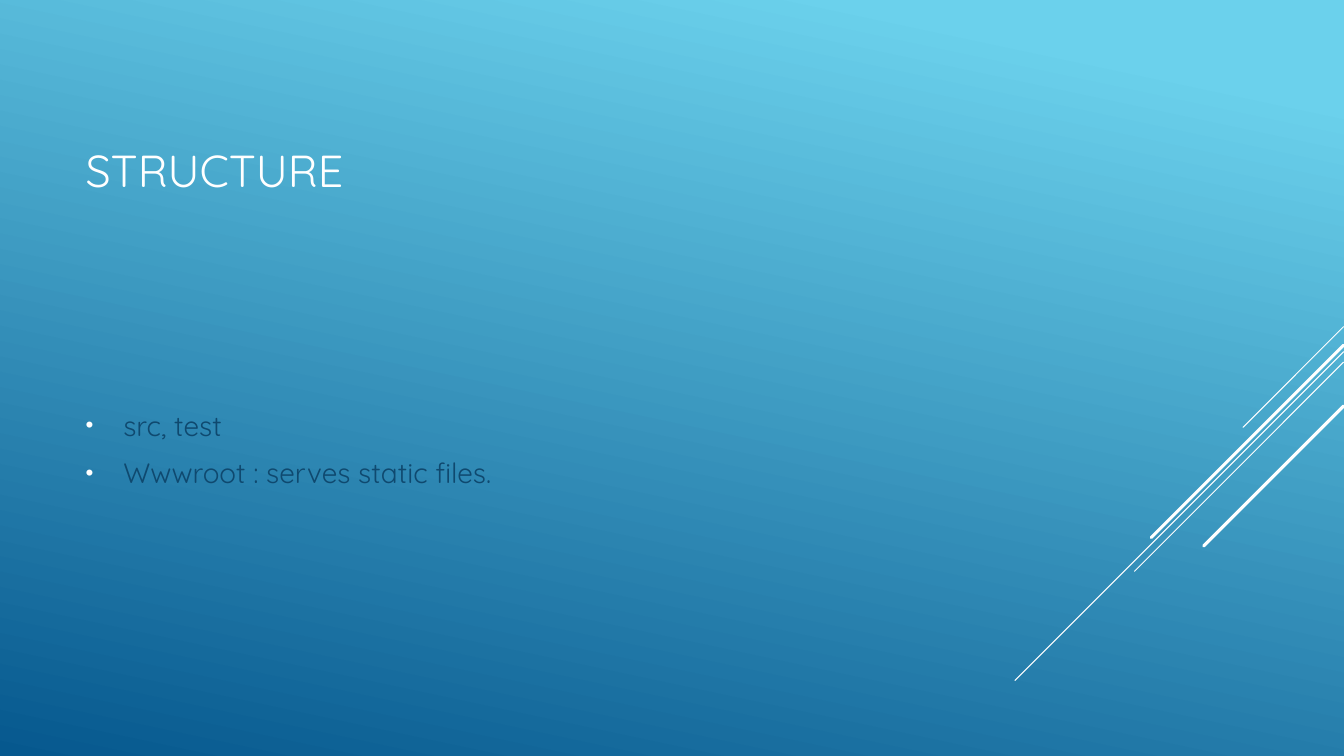
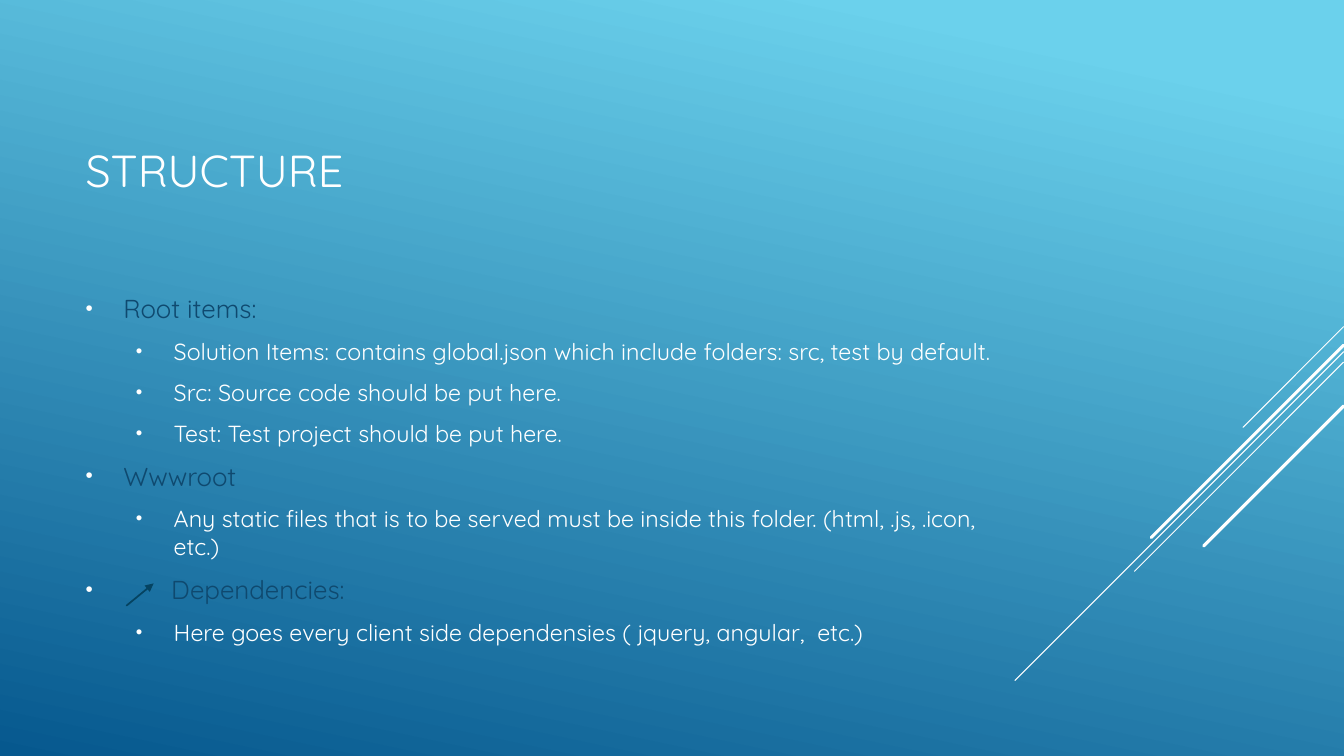
Before and after one commit to hstorruste/ASPNET5Examples, a slide deck: slide 2 of ASP.NET5.pptx. Drawn at 1344x756 pixels with LibreOffice and Linux fonts; fonts in the diff are those of the drawing. Boxes give left, top, right and bottom in pixels: in the first picture for what was removed or moved away, otherwise in the second. Text is boxed around its words. In the diff, an @@ line names an element or a change of style, - is before the commit and + after.

Commit message:
Updated the pptx-file with more details on structure.

```diff
--- a/ASP.NET5.pptx
+++ b/ASP.NET5.pptx
@@ text at (123, 300, 990, 646): text changed; size 20 to 16.6 pt; text colour #0F496F to #FFFFFF @@
-• src, test
-• Wwwroot : serves static files.
+• Root items:
+  • Solution Items: contains global.json which include folders: src, test by default.
+  • Src: Source code should be put here.
+  • Test: Test project should be put here.
+• Wwwroot
+  • Any static files that is to be served must be inside this folder. (html, .js, .icon, etc.)
+• Dependencies:
+  • Here goes every client side dependensies ( jquery, angular, etc.)
@@ arrow added from (127, 606) to (153, 584), #054361 1.25 pt @@
```
Also in this commit, not shown: 3 other files.
